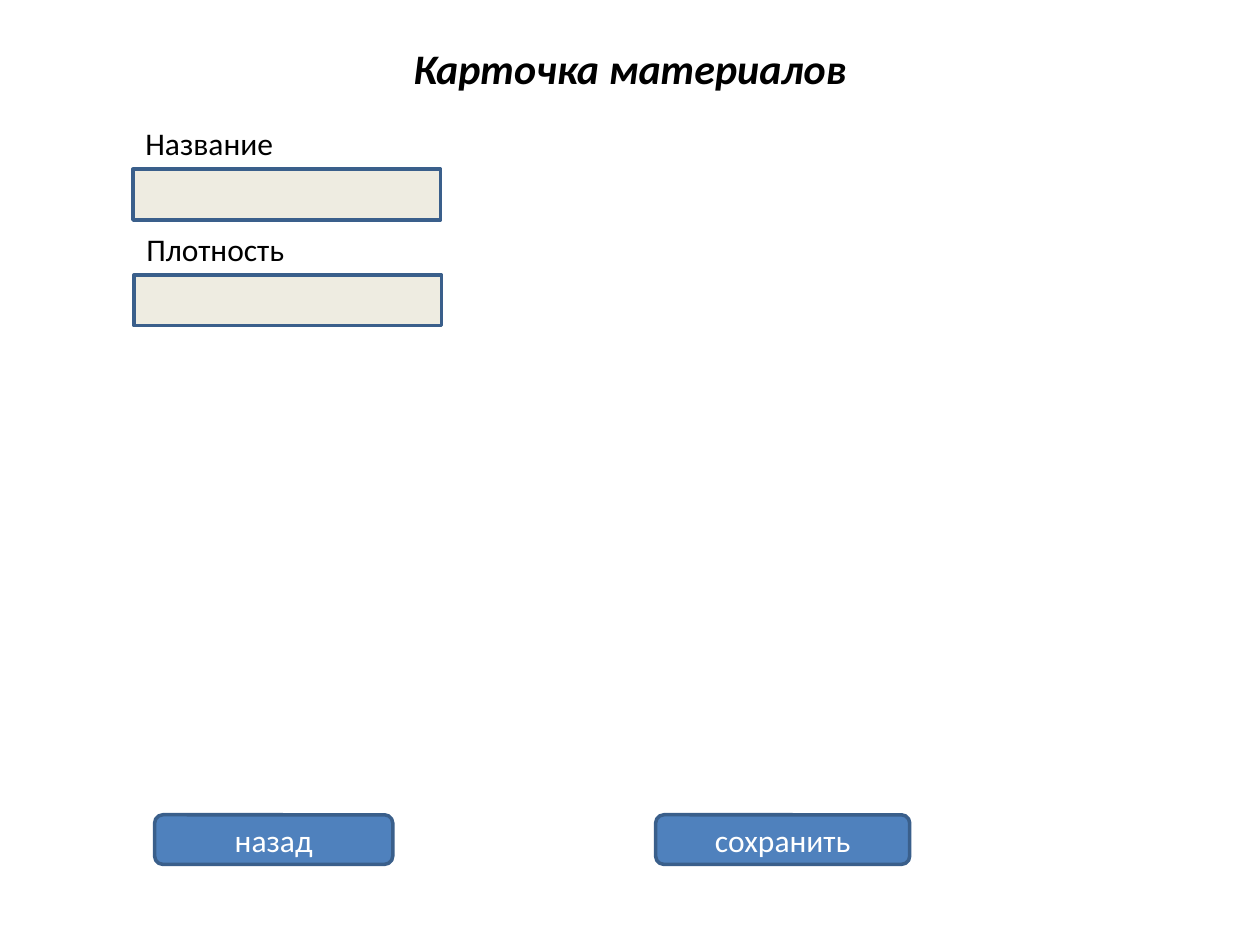
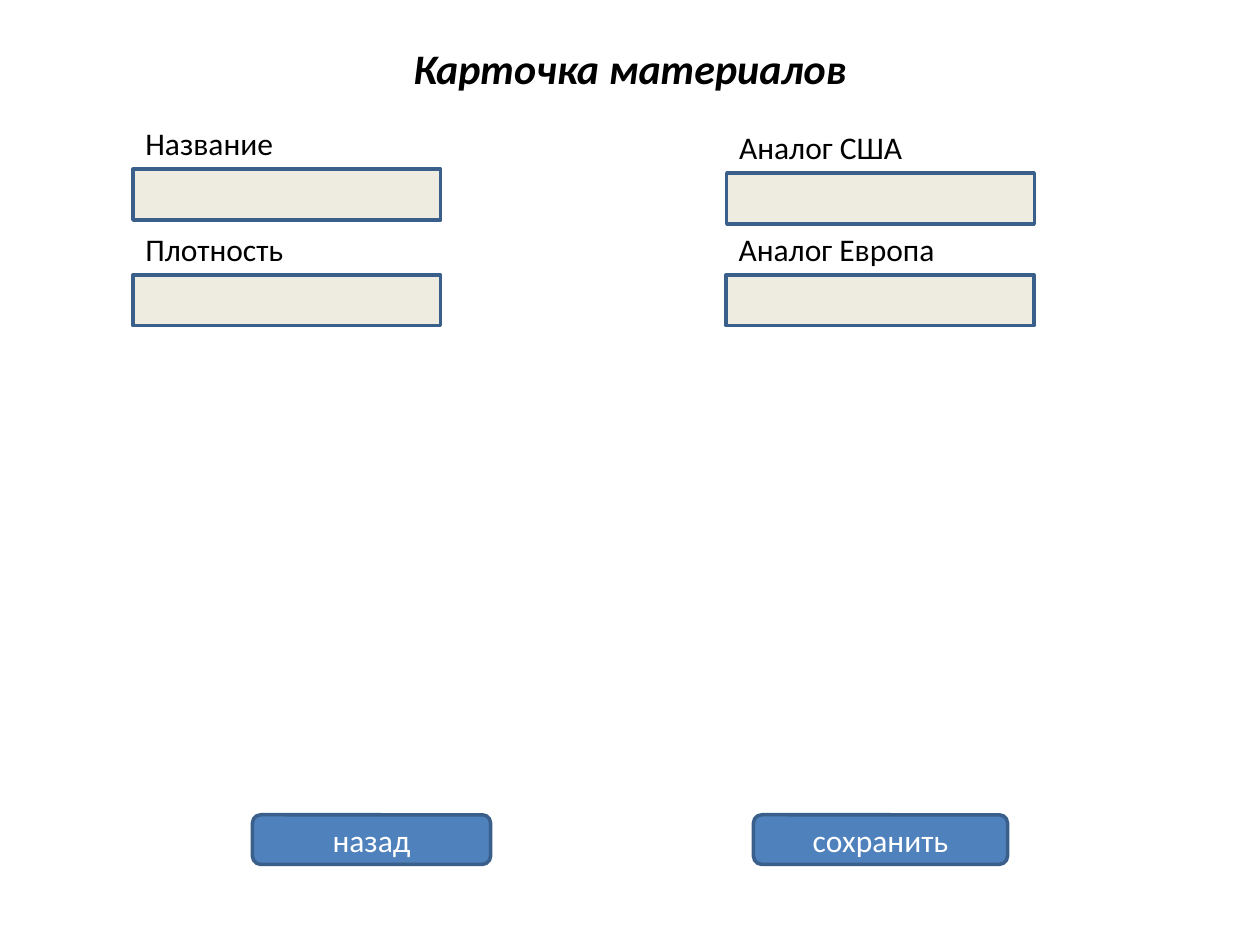
Before and after one commit to ytsep/projects_TPI, a slide deck: slide 7 of ПроектыТПИ.pptx (slide 5 before the commit). Drawn at 1260x945 pixels with LibreOffice and Linux fonts; fonts in the diff are those of the drawing. Boxes give left, top, right and bottom in pixels: in the first picture for what was removed or moved away, otherwise in the second. Text is boxed around its words. In the diff, an @@ line names an element or a change of style, - is before the commit and + after.

```diff
--- a/ПроектыТПИ.pptx
+++ b/ПроектыТПИ.pptx
@@ text added at [739, 138, 902, 160], 18 pt, text #000000 @@
+Аналог США
@@ rectangle added at [727, 173, 1034, 223], fill #EEECE1, outline #3A5F8C 2 pt @@
@@ text added at [739, 240, 934, 266], 18 pt, text #000000 @@
+Аналог Европа
@@ rectangle added at [726, 275, 1033, 325], fill #EEECE1, outline #3A5F8C 2 pt @@
@@ rounded rectangle "назад": place and size @@
-rounded rectangle "назад" at [155, 815, 393, 864]
+rounded rectangle "назад" at [252, 815, 490, 864]
@@ rounded rectangle "сохранить": place and size @@
-rounded rectangle "сохранить" at [655, 815, 910, 864]
+rounded rectangle "сохранить" at [753, 815, 1008, 864]
```
Also in this commit, not shown: 5 other slides changed, 2 slides added.
